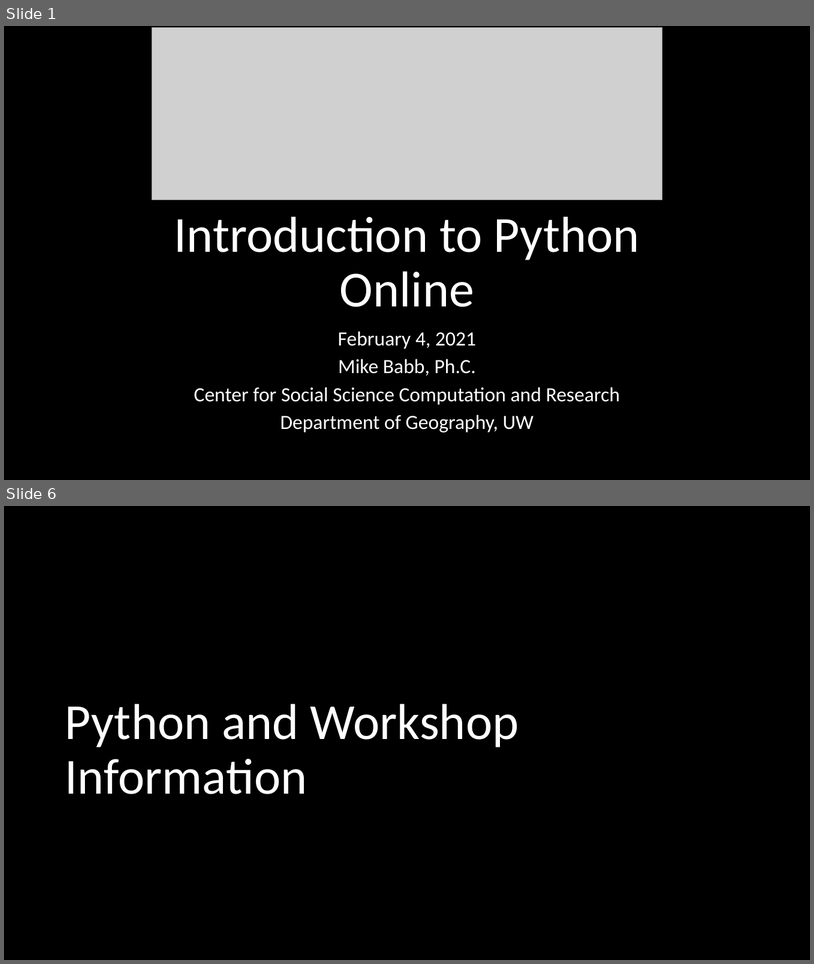
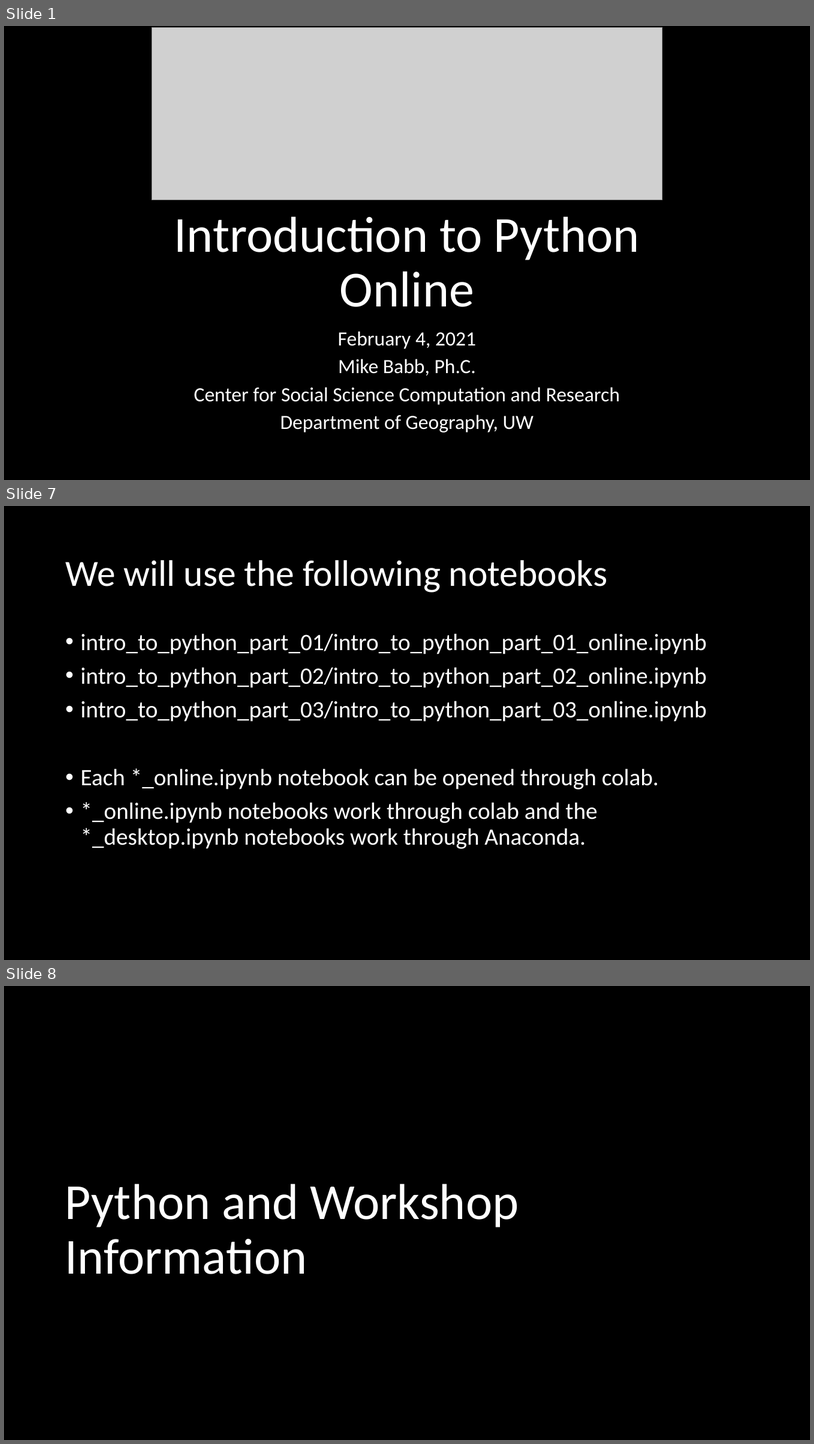
Before and after one commit to mike-babb/intro_to_python, a slide deck: Introduction to Python Online.pptx. Shown one above the other, each under a label of ours: slides 1 and 6 before the commit, slides 1, 7 and 8 after it; the slides between them are not shown. The pictures are 814x964 and 814x1444 pixels, drawn with LibreOffice and Linux fonts; fonts in the diff are those of the drawing; grey boxes stand for pictures. Boxes give left, top, right and bottom in pixels: in the first picture for what was removed or moved away, otherwise in the second. Text is boxed around its words. In the diff, an @@ line names an element or a change of style, - is before the commit and + after.

Commit message:
online materials

```diff
--- a/Introduction to Python Online.pptx
+++ b/Introduction to Python Online.pptx
@@ slide 7 added at bbox=[4, 506, 810, 960], background #000000 @@
@@ title added at bbox=[65, 560, 608, 592], 44 pt, text #FFFFFF @@
+We will use the following notebooks
@@ text added at bbox=[81, 633, 707, 849], 28 pt, text #FFFFFF @@
+• intro_to_python_part_01/intro_to_python_part_01_online.ipynb
+• intro_to_python_part_02/intro_to_python_part_02_online.ipynb
+• intro_to_python_part_03/intro_to_python_part_03_online.ipynb
+• Each *_online.ipynb notebook can be opened through colab.
+• *_online.ipynb notebooks work through colab and the *_desktop.ipynb notebooks work through Anaconda.
@@ what was slide 6 is now slide 8 @@
```
Also in this commit, not shown: 2 slides changed, 3 other slides added, 4 slides removed, 2 other files.
